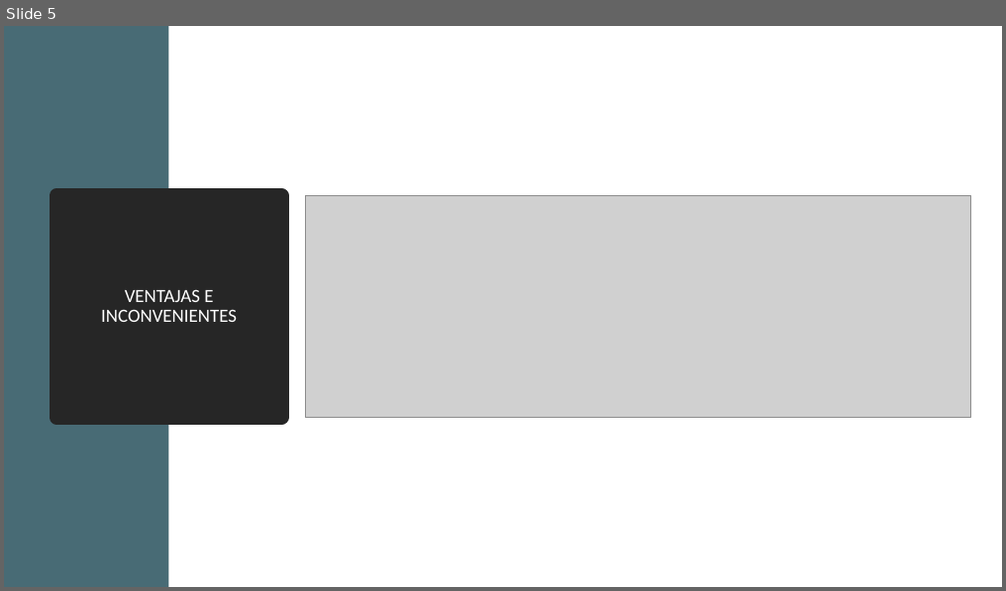
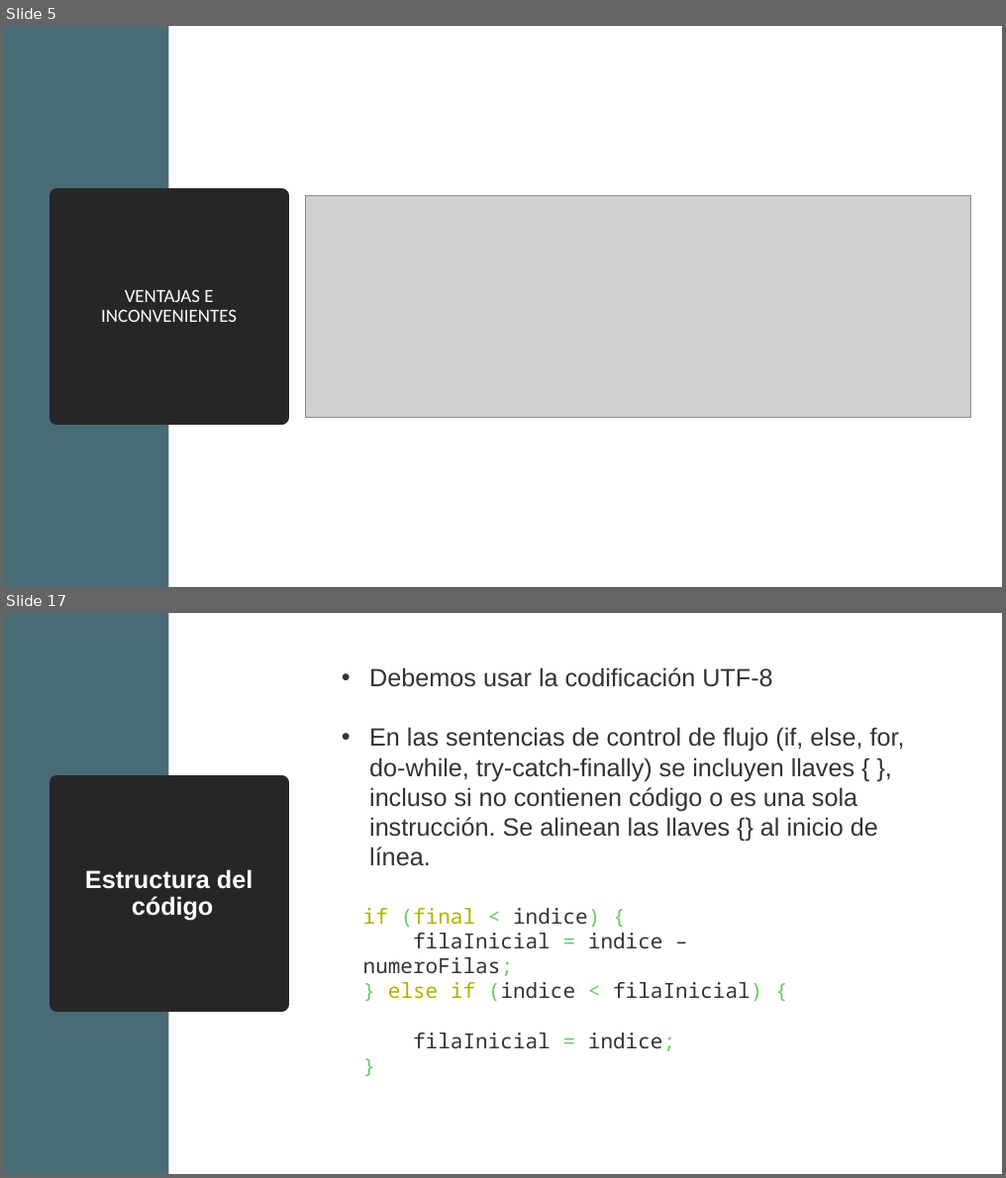
Before and after one commit to davCesur/gestionEquiposDAWEquipo4JAVA, a slide deck: Introducción a TDD.pptx. Shown one above the other, each under a label of ours: slide 5 before the commit, slides 5 and 17 after it; the slides between them are not shown. The pictures are 1006x591 and 1006x1178 pixels, drawn with LibreOffice and Linux fonts; fonts in the diff are those of the drawing; grey boxes stand for pictures. Boxes give left, top, right and bottom in pixels: in the first picture for what was removed or moved away, otherwise in the second. Text is boxed around its words. In the diff, an @@ line names an element or a change of style, - is before the commit and + after.

```diff
--- a/Introducción a TDD.pptx
+++ b/Introducción a TDD.pptx
@@ slide 17 added at (4, 613, 1002, 1174), background #FFFFFF @@
@@ rectangle added at (4, 613, 168, 1174), fill #486B75 @@
@@ text added at (369, 667, 905, 866), 24 pt, text #333333 @@
+• Debemos usar la codificación UTF-8
+• En las sentencias de control de flujo (if, else, for, do-while, try-catch-finally) se incluyen llaves { }, incluso si no contienen código o es una sola instrucción. Se alinean las llaves {} al inicio de línea.
@@ title added at (56, 783, 282, 1004), fill #262626, outline #262626 13.75 pt, 24 pt, text #FFFFFF, bold @@
+Estructura del
+código
@@ text added at (363, 908, 762, 1052), 20 pt, text #333333 @@
+if (final < indice) {
+filaInicial = indice – numeroFilas;
+} else if (indice < filaInicial) {
+filaInicial = indice;
+}
```
Also in this commit, not shown: 50 other slides added.
